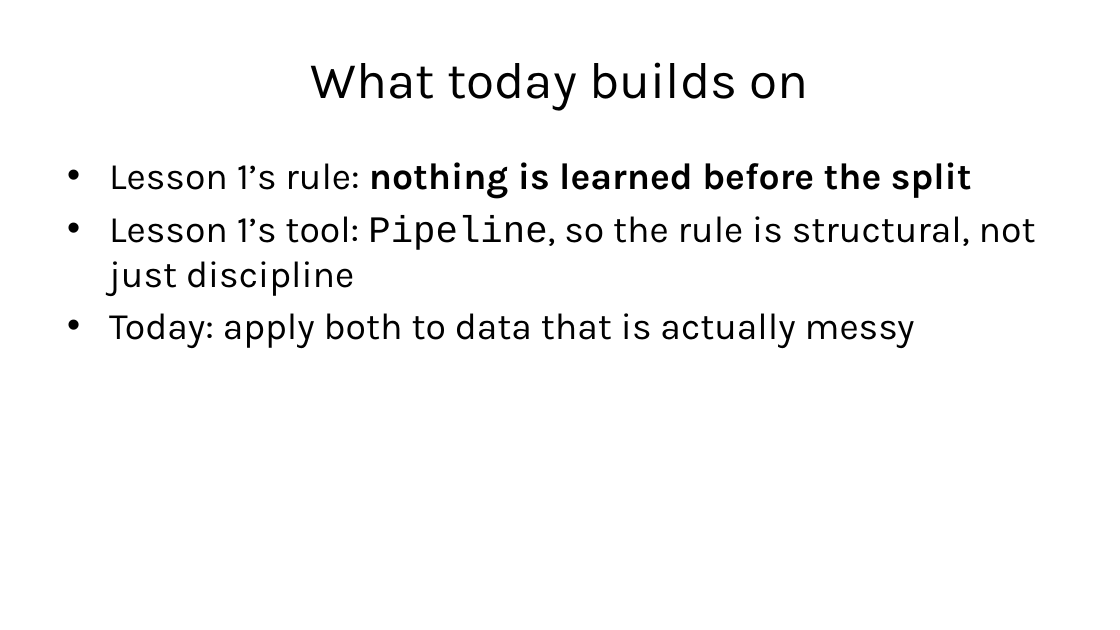
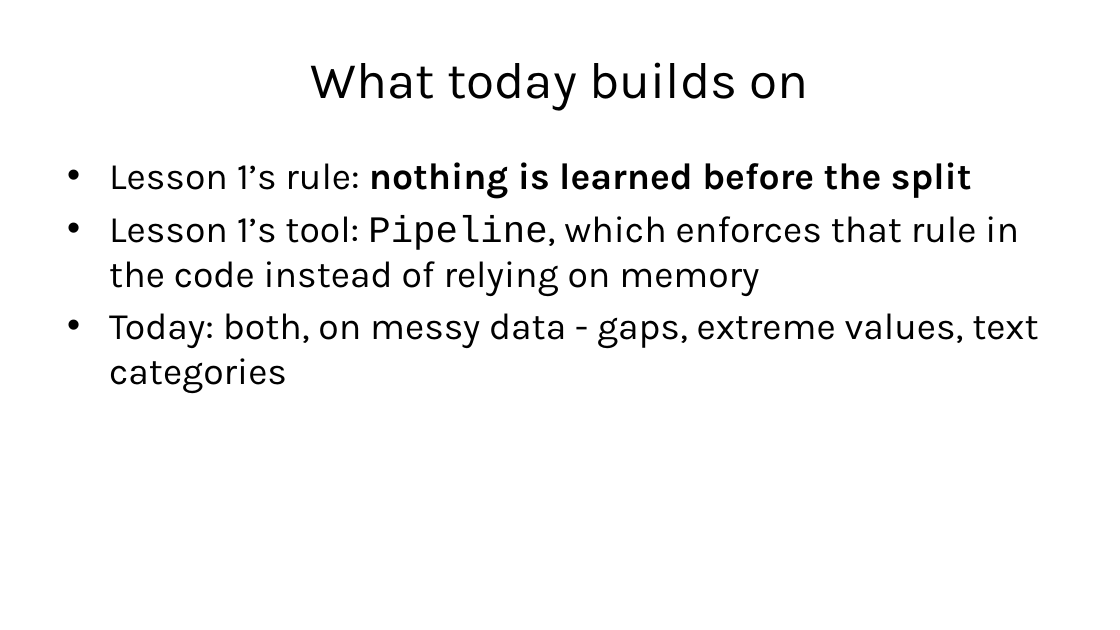
Before and after one commit to fabioantonini/technologies-for-artificial-intelligence, a slide deck: slide 3 of Lessons/02_data_exploration_and_preparation/Slides/data_exploration_and_preparation_slides.pptx. Drawn at 1120x630 pixels with LibreOffice and Linux fonts; fonts in the diff are those of the drawing; background and template pictures are left out. Boxes give left, top, right and bottom in pixels: in the first picture for what was removed or moved away, otherwise in the second. Text is boxed around its words. In the diff, an @@ line names an element or a change of style, - is before the commit and + after.

```diff
--- a/Lessons/02_data_exploration_and_preparation/Slides/data_exploration_and_preparation_slides.pptx
+++ b/Lessons/02_data_exploration_and_preparation/Slides/data_exploration_and_preparation_slides.pptx
@@ text at (x1=109, y1=215, x2=1038, y2=394): text changed @@
-• Lesson 1’s tool: Pipeline, so the rule is structural, not just discipline
-• Today: apply both to data that is actually messy
+• Lesson 1’s tool: Pipeline, which enforces that rule in the code instead of relying on memory
+• Today: both, on messy data - gaps, extreme values, text categories
```
Also in this commit, not shown: 25 other slides changed, 7 slides added, 7 slides removed, 2 other files.
